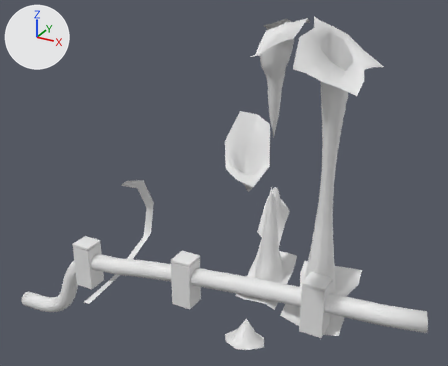
What one commit did to the Blender file Assets/models/cave/room02/room02e.blend.
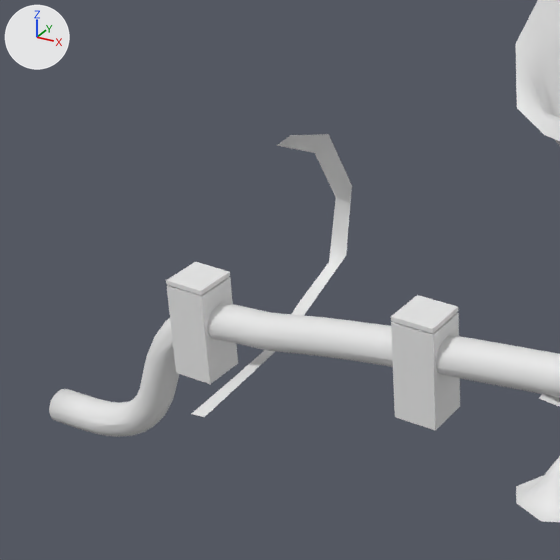
Old and new are each drawn whole from a camera (50 mm lens) standing at (-111.6, -170.5, 23.6) and looking at (-142.5, -114.4, -4.4) and again close up on the part from 0% to 55% of the width and 33% to 100% of the height. Lighting does not change. The marker at upper left points along +X, +Y and +Z.

In view in the first close-up: '02a.003_stalag.001', '02e_room02f_coupling', 'pipe_main', 'pipe_support.001', 'pipe_support.002'.
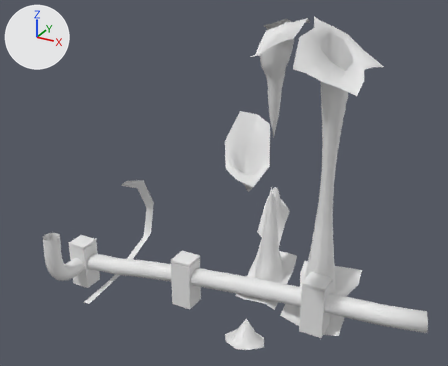
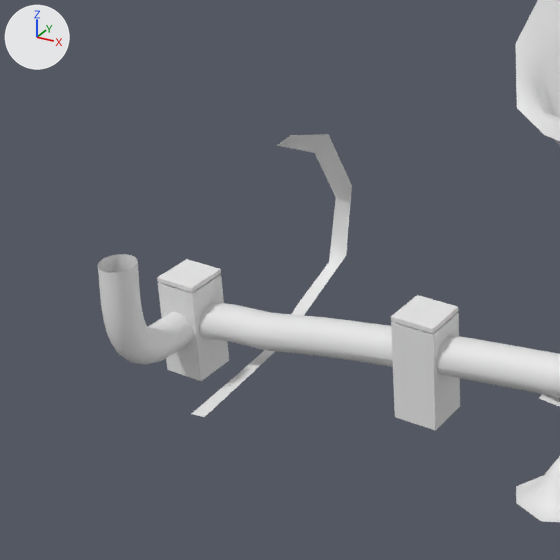
What differs and where, as boxes (x1, y1, x2, y2) in the close-ups (560 x 560 px):
'pipe_main', reshaped: before (49, 303, 560, 437); after (199, 303, 560, 398)
'pipe_support.002', moved: before (166, 262, 238, 384); after (157, 259, 229, 381)
'pipe_funnel_from_miner', added: after (98, 254, 193, 365)
part 1 of me_mesh, deleted: before (49, 318, 179, 437)

The change, as a list of edits to the scene's bpy script:
```text
Change me_mesh:
    used by ob_pipe_main; parent = ob_pipe_line; location = (-147.2, -120.1, -17.82); rotation_euler = (1.571, -0.201, 0.0), in degrees (90, -12, 0); scale = (23.7, 23.7, 23.7)
    remove me_mesh.from_pydata(...)  # 478 vertices, 790 faces; spans x -1.04..1.35, y -0.27..0.13, z -0.06..0.04
    add me_mesh.from_pydata(...)  # 251 vertices, 409 faces; spans x -0.48..1.35, y -0.1..0.13, z -0.06..0.04
    me_mesh part 1
    227 vertices are removed from x -1.04..-0.49, y -0.27..0.1, z -0.04..0.04
    381 faces are deleted
Add me_mesh_001:
    me_mesh_001.from_pydata(...)  # 1200 vertices, 1152 faces; spans x -3.16..3.35, y -5.95..1.0, z -1.0..1.0
    me_mesh_001.polygons.foreach_set('use_smooth', [True] * 1152)
Change ob_pipe_support_002:
    ob_pipe_support_002.location: (-157.8, -120.1, -18.82) -> (-158.4, -120.1, -18.82)
Add ob_pipe_funnel_from_miner:
    ob_pipe_funnel_from_miner = bpy.data.objects.new('pipe_funnel_from_miner', me_mesh_001)
    ob_pipe_funnel_from_miner.location = (-160.78, -121.5, -17.64)
    ob_pipe_funnel_from_miner.rotation_euler = (-1.571, 0.0, 1.571)  # degrees (-90, 0, 90)
```
